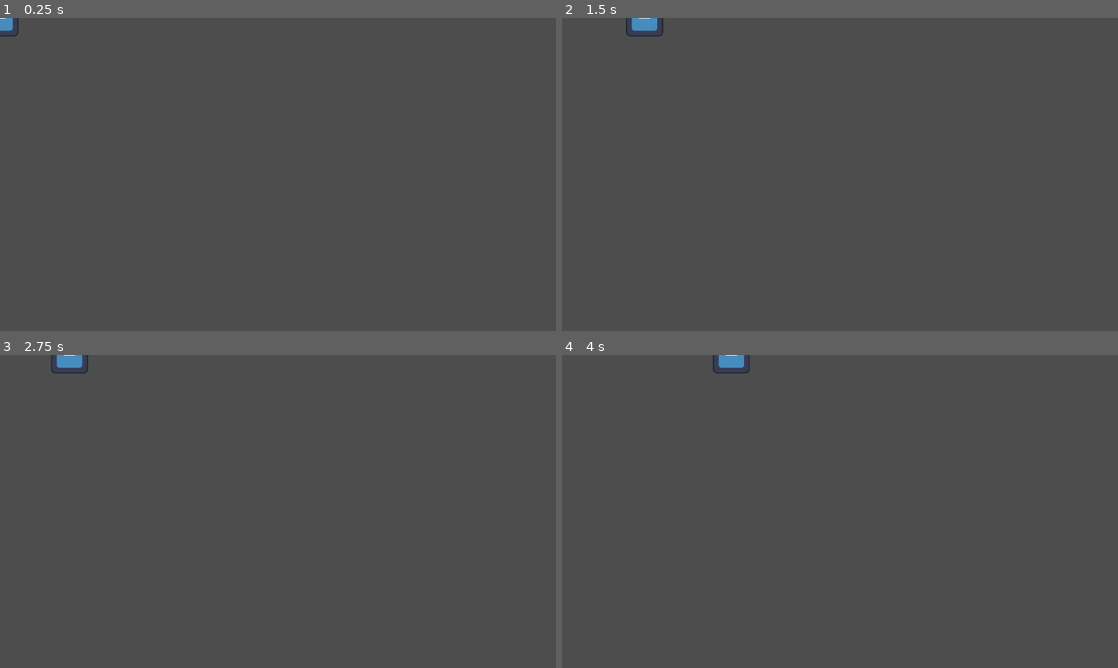
Above: before the commit, frames 1-4 (two rows, left to right).
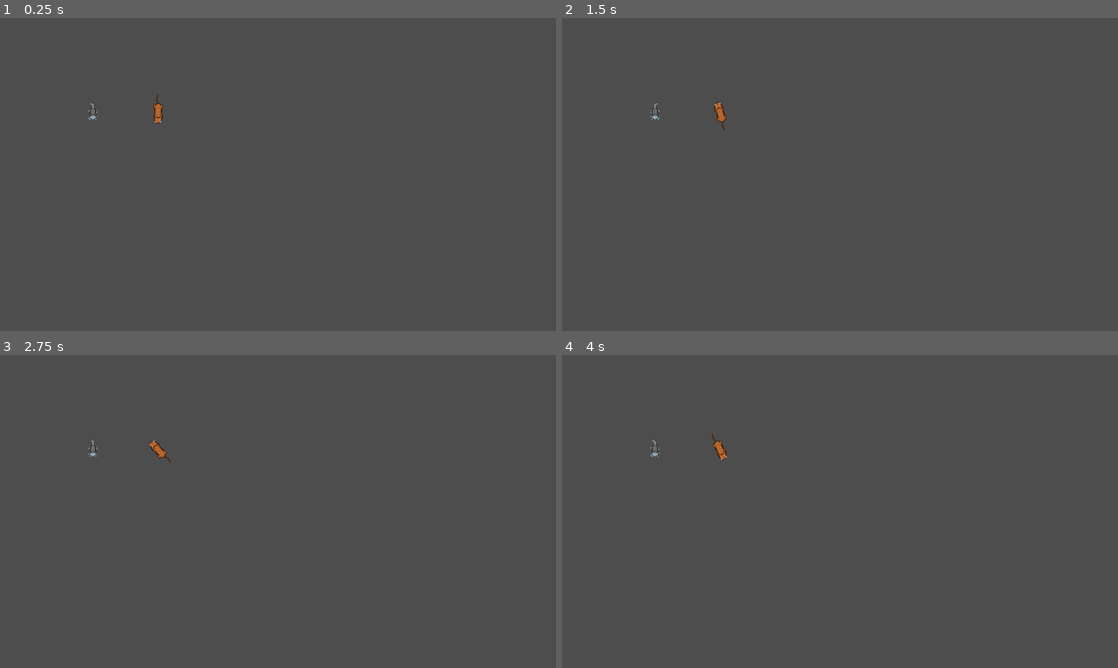
Above: after the commit, the same moments.

Repository: Nikkxi/LDJam52
Game: Godot game, scene res://Scenes/world_scene.tscn
Two runs of this game, one before a commit and one after it. Both use one fixed random seed, a clock stepped at 60 frames per second and the inputs below. The engine's default icon, where the game draws it, is replaced by a stand-in: a white triangle on a blue panel in a dark square.
Inputs:
- Up to frame 1 (0.25 s): no input
- Up to frame 2 (1.5 s): tap Enter (ui_accept) at 0.5, 0.6, 0.77, 1.07, 1.35 s; hold Right (ui_right) from 0.53 s (still down)
- Up to frame 3 (2.75 s): tap Enter (ui_accept) at 1.52, 1.82, 2.1 s; release Right (ui_right) at 2.03 s; hold Left (ui_left) from 2.03 s (still down)
- Up to frame 4 (4 s): release Left (ui_left) at 2.78 s; hold Right (ui_right) from 2.78 s (still down); tap Enter (ui_accept) at 2.85, 3.02, 3.32, 3.6, 3.77 s

The runs differ from the first frame. In frame 1, 0.3% of the frame differs, in the area x 0-30%, y 0-34%; in frame 2, 0.4%, in the area x 11-30%, y 0-36%; in frame 3, 0.4%; in frame 4, 0.4%.

Commit message:
Added basic Player and Mouse scenes

Diff:
--- /dev/null
+++ b/Scenes/Mouse.tscn
@@ -0,0 +1,70 @@
+[gd_scene load_steps=11 format=3 uid="uid://dlh75bdgnkedl"]
+
+[ext_resource type="Script" path="res://Scripts/Mouse.gd" id="1_dfxxa"]
+[ext_resource type="Texture2D" uid="uid://bca5leia84neq" path="res://Sprites/Mouse.png" id="2_ldxap"]
+
+[sub_resource type="Animation" id="Animation_rd4p8"]
+resource_name = "Walking"
+loop_mode = 1
+step = 0.125
+tracks/0/type = "value"
+tracks/0/imported = false
+tracks/0/enabled = true
+tracks/0/path = NodePath("AnimatedSprite2D:frame")
+tracks/0/interp = 1
+tracks/0/loop_wrap = true
+tracks/0/keys = {
+"times": PackedFloat32Array(0, 0.125, 0.25, 0.375, 0.5, 0.625, 0.75, 0.875),
+"transitions": PackedFloat32Array(1, 1, 1, 1, 1, 1, 1, 1),
+"update": 1,
+"values": [0, 1, 2, 3, 0, 1, 2, 3]
+}
+
+[sub_resource type="AnimationLibrary" id="AnimationLibrary_tntum"]
+_data = {
+"Walking": SubResource("Animation_rd4p8")
+}
+
+[sub_resource type="AtlasTexture" id="AtlasTexture_rqe4f"]
+atlas = ExtResource("2_ldxap")
+region = Rect2(0, 0, 16, 32)
+
+[sub_resource type="AtlasTexture" id="AtlasTexture_6u0ep"]
+atlas = ExtResource("2_ldxap")
+region = Rect2(16, 0, 16, 32)
+
+[sub_resource type="AtlasTexture" id="AtlasTexture_mehcj"]
+atlas = ExtResource("2_ldxap")
+region = Rect2(32, 0, 16, 32)
+
+[sub_resource type="AtlasTexture" id="AtlasTexture_57vq5"]
+atlas = ExtResource("2_ldxap")
+region = Rect2(48, 0, 16, 32)
+
+[sub_resource type="SpriteFrames" id="SpriteFrames_ldtvx"]
+animations = [{
+"frames": [SubResource("AtlasTexture_rqe4f"), SubResource("AtlasTexture_6u0ep"), SubResource("AtlasTexture_mehcj"), SubResource("AtlasTexture_57vq5")],
+"loop": true,
+"name": &"MouseWalk",
+"speed": 5.0
+}]
+
+[sub_resource type="RectangleShape2D" id="RectangleShape2D_6aydd"]
+size = Vector2(12, 20)
+
+[node name="Mouse" type="CharacterBody2D"]
+script = ExtResource("1_dfxxa")
+
+[node name="AnimationPlayer" type="AnimationPlayer" parent="."]
+libraries = {
+"": SubResource("AnimationLibrary_tntum")
+}
+
+[node name="AnimatedSprite2D" type="AnimatedSprite2D" parent="."]
+frames = SubResource("SpriteFrames_ldtvx")
+animation = &"MouseWalk"
+speed_scale = 1.5
+
+[node name="HitBox" type="CollisionShape2D" parent="."]
+position = Vector2(0, 2)
+shape = SubResource("RectangleShape2D_6aydd")
--- /dev/null
+++ b/Scenes/Player.tscn
@@ -0,0 +1,70 @@
+[gd_scene load_steps=11 format=3 uid="uid://d0226v6brwlbe"]
+
+[ext_resource type="Script" path="res://Scripts/Player.gd" id="1_ugbyu"]
+[ext_resource type="Texture2D" uid="uid://csi17je0ltdv" path="res://Sprites/Cat_32x64.png" id="2_agt4d"]
+
+[sub_resource type="Animation" id="Animation_rd4p8"]
+resource_name = "Walking"
+loop_mode = 1
+step = 0.125
+tracks/0/type = "value"
+tracks/0/imported = false
+tracks/0/enabled = true
+tracks/0/path = NodePath("AnimatedSprite2D:frame")
+tracks/0/interp = 1
+tracks/0/loop_wrap = true
+tracks/0/keys = {
+"times": PackedFloat32Array(0, 0.125, 0.25, 0.375, 0.5, 0.625, 0.75, 0.875),
+"transitions": PackedFloat32Array(1, 1, 1, 1, 1, 1, 1, 1),
+"update": 1,
+"values": [0, 1, 2, 3, 0, 1, 2, 3]
+}
+
+[sub_resource type="AnimationLibrary" id="AnimationLibrary_tntum"]
+_data = {
+"Walking": SubResource("Animation_rd4p8")
+}
+
+[sub_resource type="AtlasTexture" id="AtlasTexture_poojv"]
+atlas = ExtResource("2_agt4d")
+region = Rect2(0, 0, 32, 64)
+
+[sub_resource type="AtlasTexture" id="AtlasTexture_g7vmm"]
+atlas = ExtResource("2_agt4d")
+region = Rect2(32, 0, 32, 64)
+
+[sub_resource type="AtlasTexture" id="AtlasTexture_32aqg"]
+atlas = ExtResource("2_agt4d")
+region = Rect2(64, 0, 32, 64)
+
+[sub_resource type="AtlasTexture" id="AtlasTexture_eargv"]
+atlas = ExtResource("2_agt4d")
+region = Rect2(96, 0, 32, 64)
+
+[sub_resource type="SpriteFrames" id="SpriteFrames_ldtvx"]
+animations = [{
+"frames": [SubResource("AtlasTexture_poojv"), SubResource("AtlasTexture_g7vmm"), SubResource("AtlasTexture_32aqg"), SubResource("AtlasTexture_eargv")],
+"loop": true,
+"name": &"CatWalk",
+"speed": 5.0
+}]
+
+[sub_resource type="RectangleShape2D" id="RectangleShape2D_6aydd"]
+size = Vector2(18, 36)
+
+[node name="Player" type="CharacterBody2D"]
+script = ExtResource("1_ugbyu")
+
+[node name="AnimationPlayer" type="AnimationPlayer" parent="."]
+libraries = {
+"": SubResource("AnimationLibrary_tntum")
+}
+
+[node name="AnimatedSprite2D" type="AnimatedSprite2D" parent="."]
+frames = SubResource("SpriteFrames_ldtvx")
+animation = &"CatWalk"
+speed_scale = 1.5
+
+[node name="HitBox" type="CollisionShape2D" parent="."]
+position = Vector2(0, 2)
+shape = SubResource("RectangleShape2D_6aydd")
--- a/Scenes/world_scene.tscn
+++ b/Scenes/world_scene.tscn
@@ -1,18 +1,16 @@
-[gd_scene load_steps=4 format=3 uid="uid://ryfth2q3dpw8"]
+[gd_scene load_steps=3 format=3 uid="uid://ryfth2q3dpw8"]
 
-[ext_resource type="Script" path="res://Scripts/Player.gd" id="1_kidr7"]
-[ext_resource type="Texture2D" uid="uid://d3dvf3lk4fis0" path="res://icon.svg" id="2_3t6rp"]
-
-[sub_resource type="RectangleShape2D" id="RectangleShape2D_6aydd"]
-size = Vector2(128, 128)
+[ext_resource type="PackedScene" uid="uid://d0226v6brwlbe" path="res://Scenes/Player.tscn" id="1_jwhpf"]
+[ext_resource type="PackedScene" uid="uid://dlh75bdgnkedl" path="res://Scenes/Mouse.tscn" id="2_msrnj"]
 
 [node name="WorldScene" type="Node2D"]
 
-[node name="Player" type="CharacterBody2D" parent="."]
-script = ExtResource("1_kidr7")
+[node name="Player" parent="." instance=ExtResource("1_jwhpf")]
+position = Vector2(546, 327)
+scale = Vector2(2, 2)
+SPEED = 5.0
+ROTATION_SPEED = 3
 
-[node name="Sprite" type="Sprite2D" parent="Player"]
-texture = ExtResource("2_3t6rp")
-
-[node name="HitBox" type="CollisionShape2D" parent="Player"]
-shape = SubResource("RectangleShape2D_6aydd")
+[node name="Mouse" parent="." instance=ExtResource("2_msrnj")]
+position = Vector2(321, 327)
+scale = Vector2(2, 2)
--- /dev/null
+++ b/Scripts/Mouse.gd
@@ -0,0 +1,35 @@
+extends CharacterBody2D
+
+
+@export var SPEED = 300.0
+@export var ROTATION_SPEED = 2
+const JUMP_VELOCITY = -400.0
+
+@onready var animation_player = get_node("AnimatedSprite2D")
+
+
+func _ready():
+	animation_player.play("MouseWalk")
+	pass
+
+
+func _physics_process(delta):
+#	# Add the gravity.
+#	if not is_on_floor():
+#		velocity.y += gravity * delta
+#
+#	# Handle Jump.
+#	if Input.is_action_just_pressed("ui_accept") and is_on_floor():
+#		velocity.y = JUMP_VELOCITY
+#
+#	# Get the input direction and handle the movement/deceleration.
+#	# As good practice, you should replace UI actions with custom gameplay actions.
+#	var direction = Input.get_axis("ui_left", "ui_right")
+#	if direction:
+#		velocity.x = direction * SPEED
+#	else:
+#		velocity.x = move_toward(velocity.x, 0, SPEED)
+
+	velocity = Vector2.ZERO
+
+	move_and_slide()
--- a/Scripts/Player.gd
+++ b/Scripts/Player.gd
@@ -2,32 +2,48 @@
 
 
 @export var SPEED = 300.0
-# const JUMP_VELOCITY = -400.0
+@export var ROTATION_SPEED = 2
+const JUMP_VELOCITY = -400.0
+
+@onready var animation_player = get_node("AnimatedSprite2D")
 
 # Get the gravity from the project settings to be synced with RigidBody nodes.
-# var gravity = ProjectSettings.get_setting("physics/2d/default_gravity")
+var gravity = ProjectSettings.get_setting("physics/2d/default_gravity")
 
 
-func _process(delta):
+#func _process(delta):
+#
+#	if Input.is_action_just_pressed("ui_cancel"):
+#		get_tree().quit()
+#
+#	velocity = Vector2(0,0)
+#
+#	var turn = Input.get_axis("ui_left", "ui_right")
+#	#print_debug("Rotation $turn @ Delta $delta")
+#	var forward = Input.get_axis("ui_up", "ui_down")
+#	#print_debug("Forward " + forward + " @ Delta " + delta)
+#
+#	var isWalking = false
+#
+#	if turn:
+#		# Rotate
+#		rotate(turn * ROTATION_SPEED * delta)
+#		isWalking = true
+#
+#	if forward:
+#		# Move Forward
+#
+#		isWalking = true
+#
+#	if (isWalking == false):
+#		animation_player.stop()
+#	else:
+#		animation_player.play("CatWalk")
+#
+#	move_and_collide(velocity)
 
-	if Input.is_action_just_pressed("ui_cancel"):
-		get_tree().quit()
 
-	velocity = Vector2(0,0)
-
-	var xDirection = Input.get_axis("ui_left", "ui_right")
-	var yDirection = Input.get_axis("ui_up", "ui_down")
-
-	if xDirection:
-		velocity.x = xDirection * SPEED * delta
-
-	if yDirection:
-		velocity.y = yDirection * SPEED * delta
-
-	move_and_collide(velocity)
-
-#
-#func _physics_process(delta):
+func _physics_process(delta):
 #	# Add the gravity.
 #	if not is_on_floor():
 #		velocity.y += gravity * delta
@@ -43,5 +59,26 @@
 #		velocity.x = direction * SPEED
 #	else:
 #		velocity.x = move_toward(velocity.x, 0, SPEED)
-#
-#	move_and_slide()
+
+	var isWalking = false
+
+	if Input.is_action_just_pressed("ui_cancel"):
+		get_tree().quit()
+
+	var forward = Input.get_axis("ui_down", "ui_up")
+	var rotate_player = Input.get_axis("ui_left", "ui_right")
+
+	if rotate_player:
+		rotate(rotate_player * ROTATION_SPEED * delta)
+		isWalking = true
+
+	if forward:
+		transform.origin += transform.y * (forward * SPEED)
+		isWalking = true
+
+	if isWalking:
+		animation_player.play("CatWalk")
+	else:
+		animation_player.stop()
+
+	move_and_slide()
Binary file added: Sprites/Cat_32x64.png
Not shown, added: Sprites/Cat_32x64.png.import
Binary file added: Sprites/Mouse.png
Not shown, added: Sprites/Mouse.png.import
Binary file added: Sprites/Tomato_16x16.png
Not shown, added: Sprites/Tomato_16x16.png.import
Not shown, changed: .gitignore
